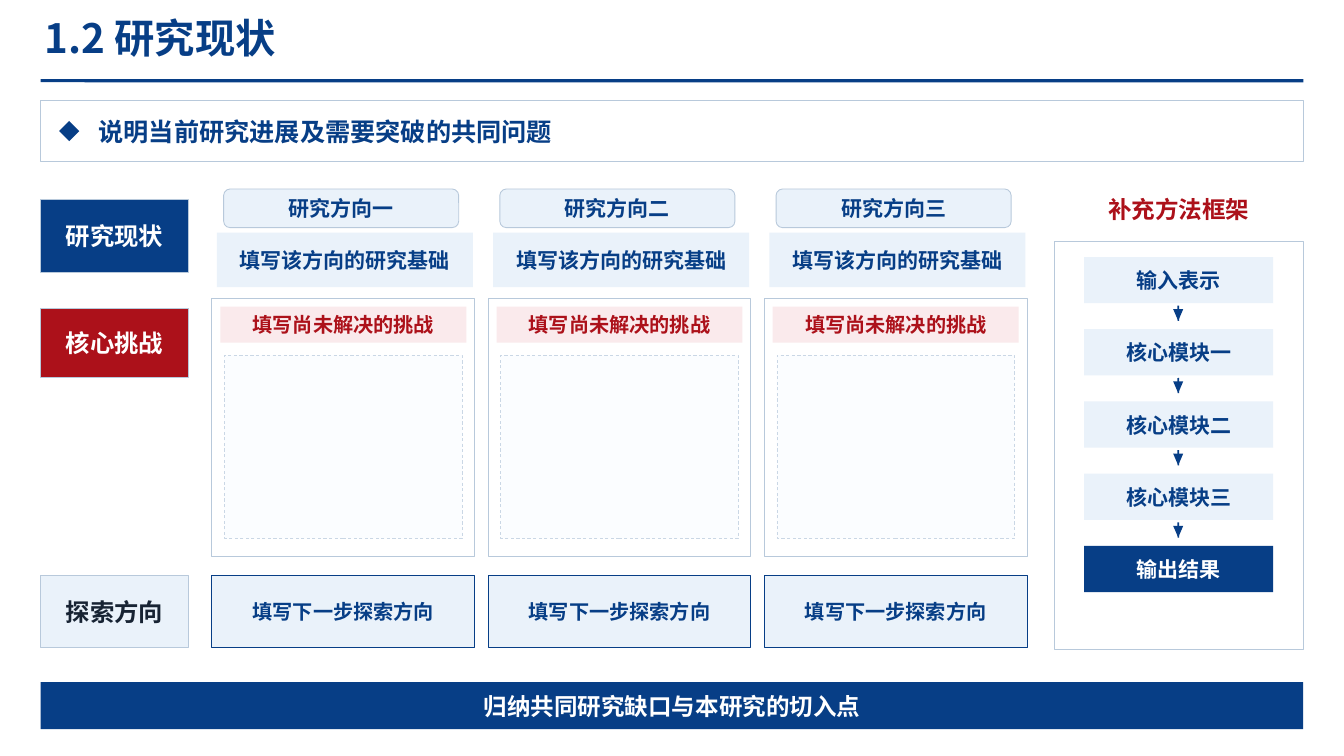
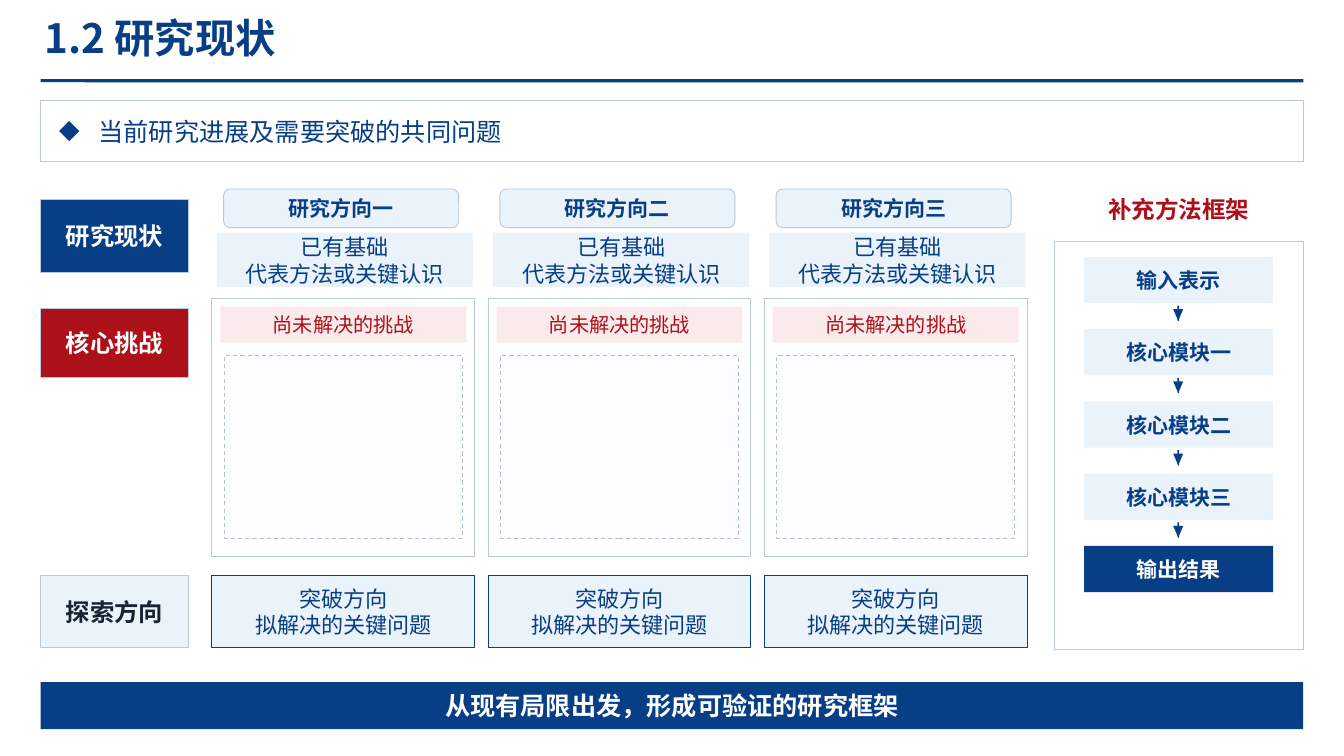
Before and after one commit to chengweihuu/research-opt-skill, a slide deck: slide 23 of assets/template-library.pptx. Drawn at 1344x756 pixels with LibreOffice and Linux fonts; fonts in the diff are those of the drawing. Boxes give left, top, right and bottom in pixels: in the first picture for what was removed or moved away, otherwise in the second. Text is boxed around its words. In the diff, an @@ line names an element or a change of style, - is before the commit and + after.

```diff
--- a/assets/template-library.pptx
+++ b/assets/template-library.pptx
@@ text at (99,119,502,143): text changed; bold off @@
-说明当前研究进展及需要突破的共同问题
+当前研究进展及需要突破的共同问题
@@ text in rectangle at (246,236,444,284): text changed; size 15 to 15.8 pt; bold off @@
-填写该方向的研究基础
+已有基础
+代表方法或关键认识
@@ text in rectangle at (522,236,720,284): text changed; size 15 to 15.8 pt; bold off @@
-填写该方向的研究基础
+已有基础
+代表方法或关键认识
@@ text in rectangle at (798,236,996,284): text changed; size 15 to 15.8 pt; bold off @@
-填写该方向的研究基础
+已有基础
+代表方法或关键认识
@@ text in rectangle at (273,315,414,334): text changed; bold off @@
-填写尚未解决的挑战
+尚未解决的挑战
@@ text in rectangle at (549,315,690,334): text changed; bold off @@
-填写尚未解决的挑战
+尚未解决的挑战
@@ text in rectangle at (825,315,966,334): text changed; bold off @@
-填写尚未解决的挑战
+尚未解决的挑战
@@ fill #FBFDFF to #FBFCFE; outline #CAD7E5 0.57 pt dashed to #AFC0D3 0.75 pt dashed in 3 elements at (225,355,463,538), (501,355,739,538), (777,355,1015,538) @@
@@ text in rectangle at (255,588,431,635): text changed; size 14.4 to 15.8 pt; bold off @@
-填写下一步探索方向
+突破方向
+拟解决的关键问题
@@ text in rectangle at (531,588,707,635): text changed; size 14.4 to 15.8 pt; bold off @@
-填写下一步探索方向
+突破方向
+拟解决的关键问题
@@ text in rectangle at (808,588,984,635): text changed; size 14.4 to 15.8 pt; bold off @@
-填写下一步探索方向
+突破方向
+拟解决的关键问题
@@ text in rectangle at (445,693,899,719): text changed; size 16.8 to 18 pt @@
-归纳共同研究缺口与本研究的切入点
+从现有局限出发，形成可验证的研究框架
```
Also in this commit, not shown: 37 other slides changed, 1 other file.
